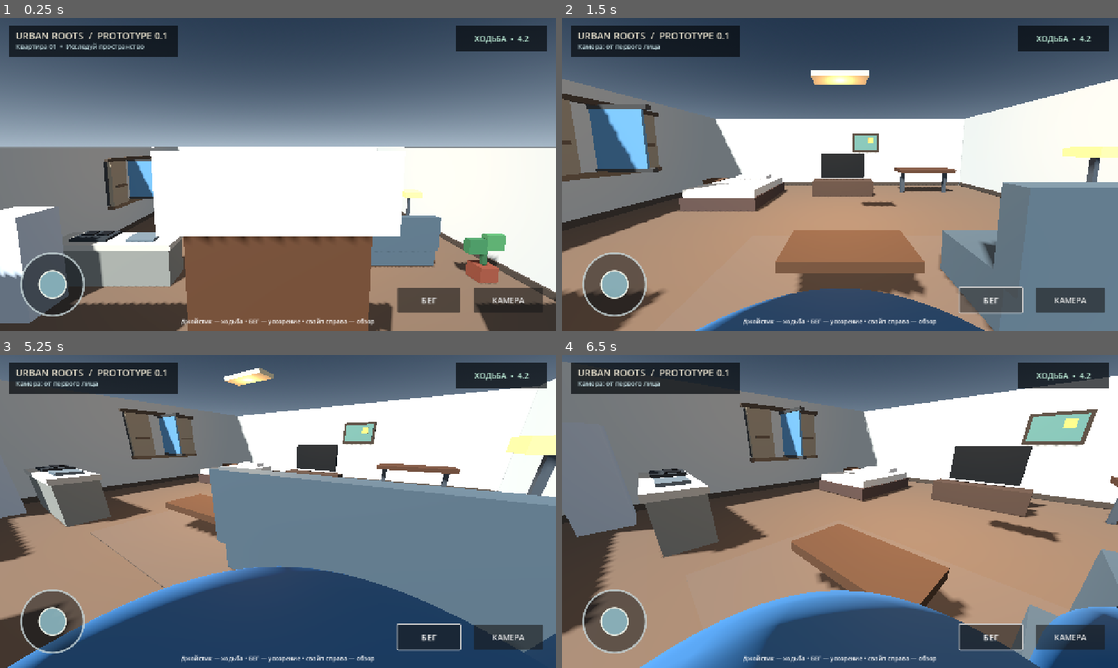
Above: before the commit, frames 1-4 (two rows, left to right).
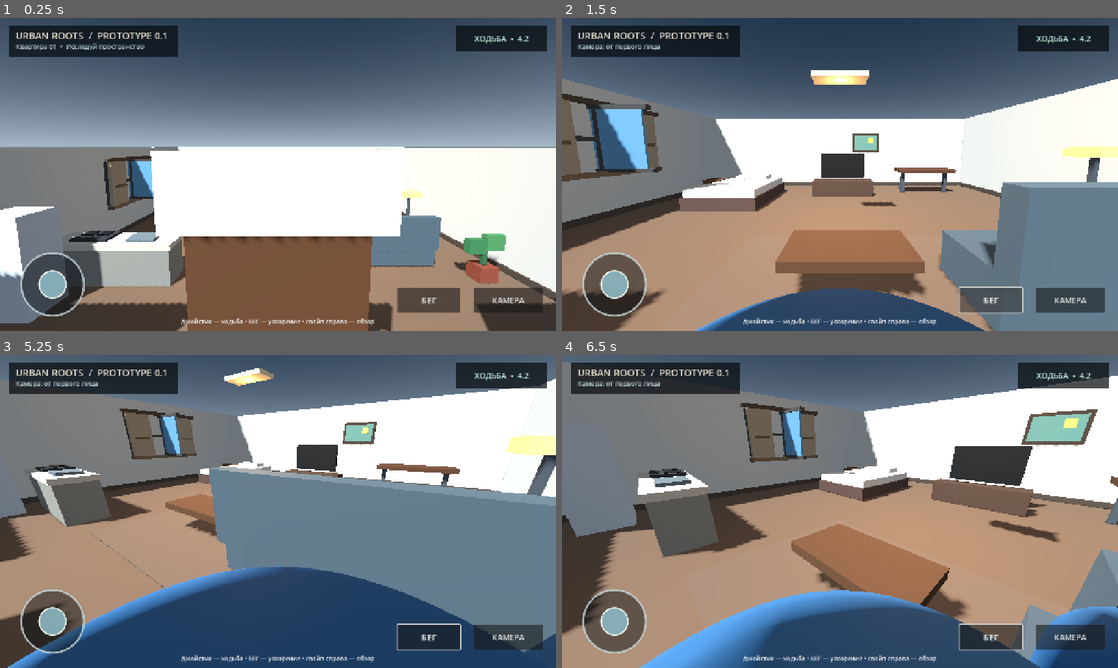
Above: after the commit, the same moments.

Repository: filesgloom-png/URBAN-ROOTS
Game: Godot game, scene res://scenes/main.tscn
The game is run twice, just before and just after one commit, with the same random seed, the same clock (stepped at 60 frames per second) and the same inputs.
Inputs (mouse positions are in pixels of both pictures, inside the frame that each line leads up to):
- Up to frame 1 (0.25 s): no input
- Up to frame 2 (1.5 s): click "КАМЕРА" at 0.5 s; click "БЕГ" at 1.25 s
- Up to frame 3 (5.25 s): tap Enter at 2, 5 s; drag from (50, 621) to (333, 442) at 2.02 s; drag from (166, 527) to (250, 574) at 2.77 s; tap Space at 3.5 s; move the mouse to (333, 442) at 3.52 s; hold D (move_right) 3.53-4.25 s; tap V at 3.6, 5.1 s; drag from (250, 574) to (111, 464) at 4.27 s; move the mouse to (444, 558) at 5.02 s; hold A (move_left) from 5.03 s (still down)
- Up to frame 4 (6.5 s): release A (move_left) at 5.75 s; drag from (673, 464) to (756, 433) at 5.77 s

The runs differ from the first frame. In frame 1, less than 0.1% of the frame differs, in the area x 22-25%, y 45-58%; in frame 2, 0.2%, in the area x 2-8%, y 29-49%; in frame 3, less than 0.1%; in frame 4, less than 0.1%.

Commit message:
Add window frame crossbars

Diff:
--- a/scripts/main.gd
+++ b/scripts/main.gd
@@ -116,6 +116,8 @@
 	_box(self, "WindowSill", Vector3(0.18, 0.12, 2.72), Vector3(-5.72, 1.12, -1.2), Color(0.48, 0.39, 0.29), false)
 	_box(self, "WindowSillEndLeft", Vector3(0.18, 0.12, 0.12), Vector3(-5.72, 1.12, -2.52), Color(0.39, 0.31, 0.24), false)
 	_box(self, "WindowSillEndRight", Vector3(0.18, 0.12, 0.12), Vector3(-5.72, 1.12, 0.12), Color(0.39, 0.31, 0.24), false)
+	_box(self, "WindowMullionVertical", Vector3(0.08, 1.42, 0.1), Vector3(-5.78, 1.95, -1.2), Color(0.25, 0.25, 0.24), false)
+	_box(self, "WindowMullionHorizontal", Vector3(0.08, 0.1, 2.42), Vector3(-5.78, 1.95, -1.2), Color(0.25, 0.25, 0.24), false)
 	_box(self, "KitchenCounter", Vector3(2.8, 0.9, 0.75), Vector3(-3.9, 0.45, 2.5), Color(0.5, 0.5, 0.46))
 	_box(self, "Fridge", Vector3(0.85, 2.0, 0.8), Vector3(-5.0, 1.0, 3.6), Color(0.72, 0.75, 0.76))
 	_box(self, "LampStem", Vector3(0.08, 1.1, 0.08), Vector3(4.5, 1.05, 0.1), trim_mat)
